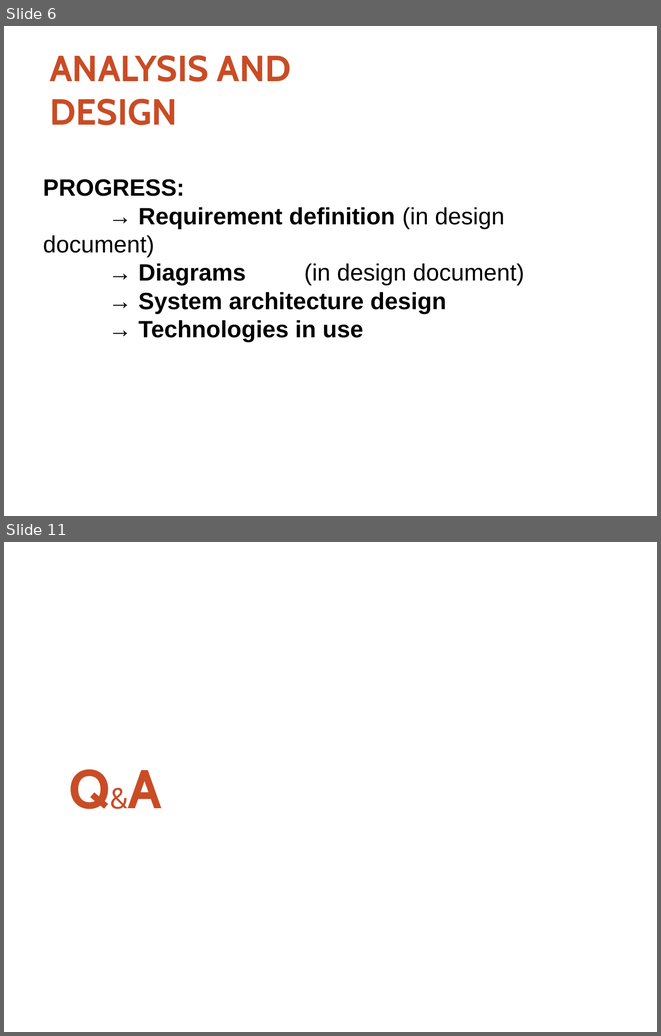
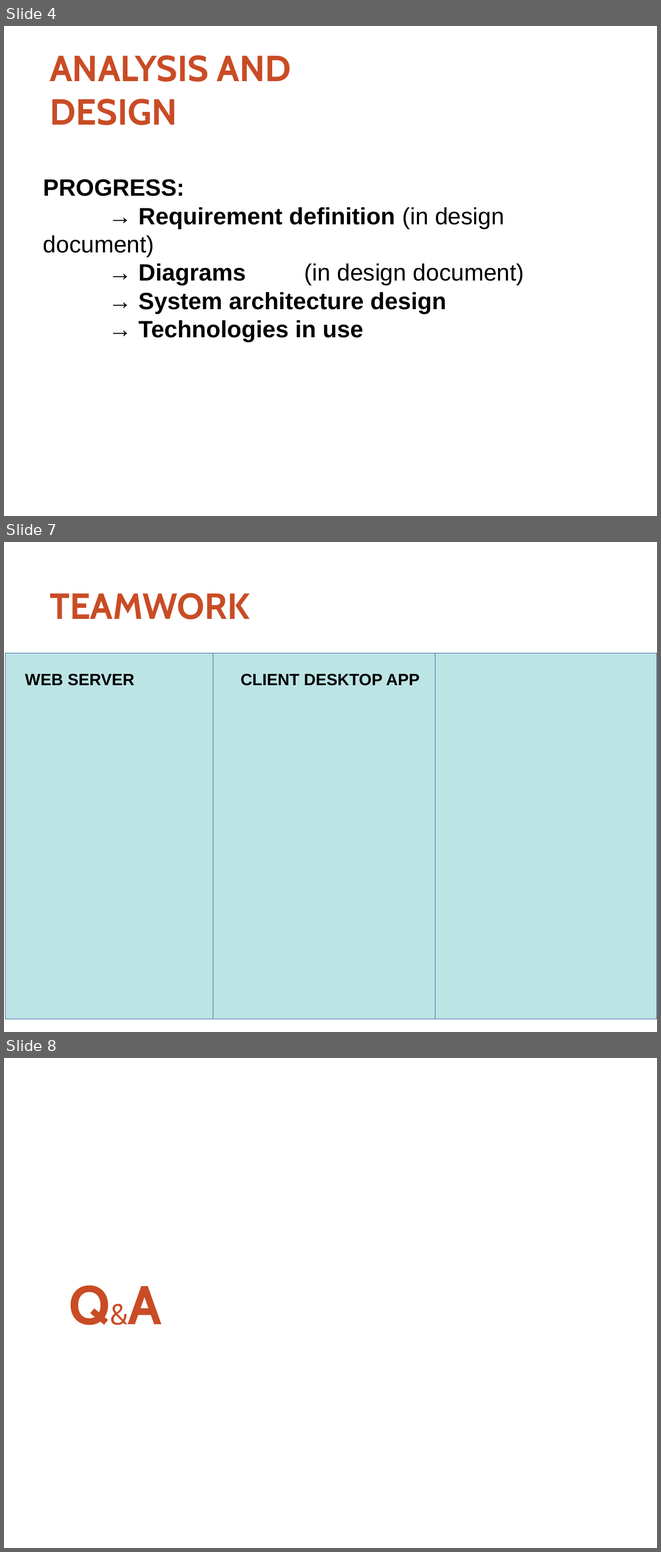
Before and after one commit to thoatran/iCT-Flashcard, a slide deck: docs/ReportSlides.pptx. Shown one above the other, each under a label of ours: slides 6 and 11 before the commit, slides 4, 7 and 8 after it; the slides between them are not shown. The pictures are 661x1036 and 661x1552 pixels, drawn with LibreOffice and Linux fonts; fonts in the diff are those of the drawing; background and template pictures are left out. Boxes give left, top, right and bottom in pixels: in the first picture for what was removed or moved away, otherwise in the second. Text is boxed around its words. In the diff, an @@ line names an element or a change of style, - is before the commit and + after.

```diff
--- a/docs/ReportSlides.pptx
+++ b/docs/ReportSlides.pptx
@@ slide 7 added at (4, 542, 657, 1032), background #FFFFFF @@
@@ text added at (50, 593, 250, 619), 40 pt, text #C94C25, bold @@
+TEAMWORK
@@ rectangle added at (5, 653, 213, 1018), fill #BCE4E5, outline #3465A4 0.75 pt @@
@@ rectangle added at (213, 653, 435, 1018), fill #BCE4E5, outline #3465A4 0.75 pt @@
@@ rectangle added at (435, 653, 657, 1018), fill #BCE4E5, outline #3465A4 0.75 pt @@
@@ text added at (25, 673, 134, 686), 18 pt, text #000000, bold @@
+WEB SERVER
@@ text added at (240, 673, 420, 686), 18 pt, text #000000, bold @@
+CLIENT DESKTOP APP
@@ what was slide 6 is now slide 4 @@
@@ what was slide 11 is now slide 8 @@
```
Also in this commit, not shown: 2 slides changed, 1 other slide added, 5 slides removed, 2 other files.
